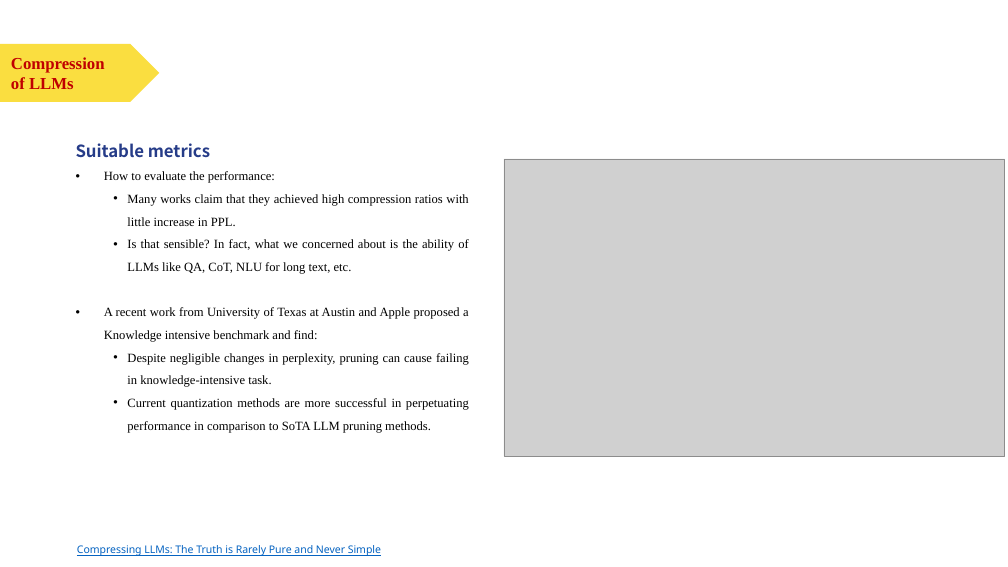
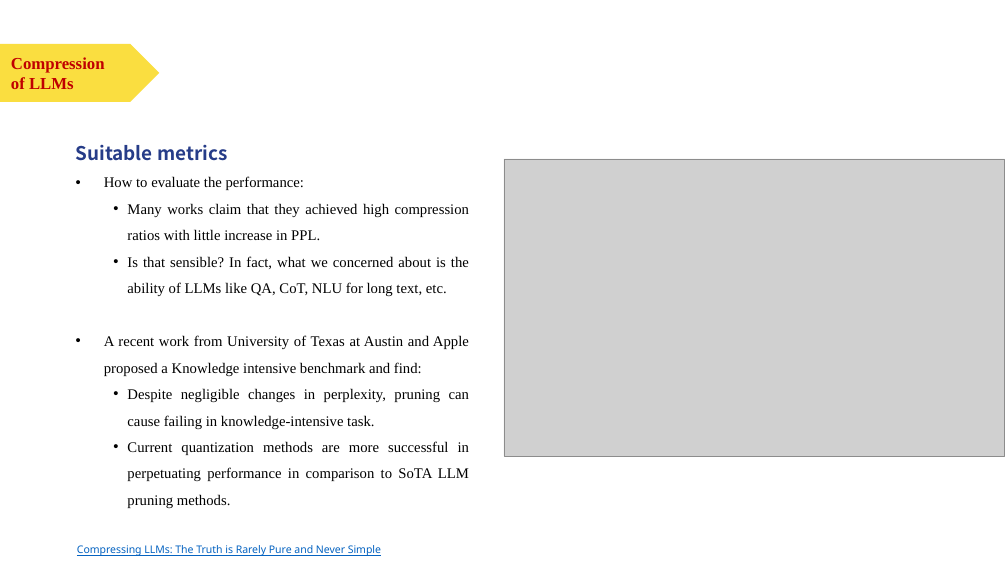
Before and after one commit to polarispw/MSBD5014-IP, a slide deck: slide 14 of docs/Matrix Factorization & LLM Compression.pptx. Drawn at 1008x567 pixels with LibreOffice and Linux fonts; fonts in the diff are those of the drawing; grey boxes stand for pictures. Boxes give left, top, right and bottom in pixels: in the first picture for what was removed or moved away, otherwise in the second. Text is boxed around its words. In the diff, an @@ line names an element or a change of style, - is before the commit and + after.

```diff
--- a/docs/Matrix Factorization & LLM Compression.pptx
+++ b/docs/Matrix Factorization & LLM Compression.pptx
@@ text "Suitable metrics" at box(76, 145, 469, 508): size 16 to 18 pt in "Suitable metrics"; size 12 to 14 pt @@
```
Also in this commit, not shown: 3 other slides changed, 1 slide added, 23 other files.
